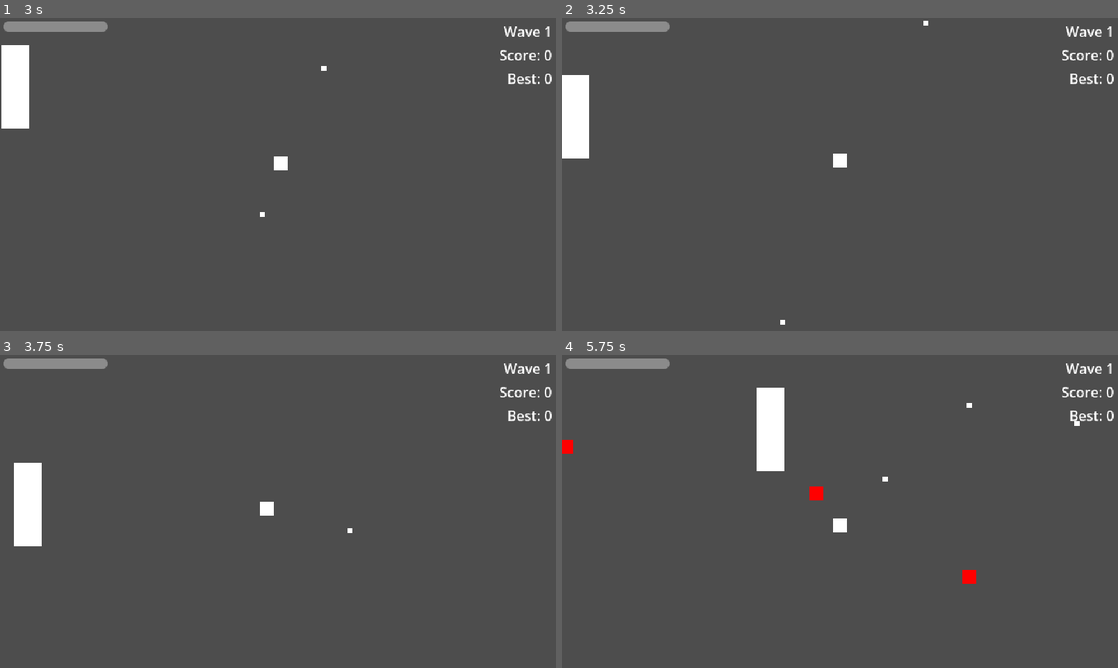
Above: before the commit, frames 1-4 (two rows, left to right).
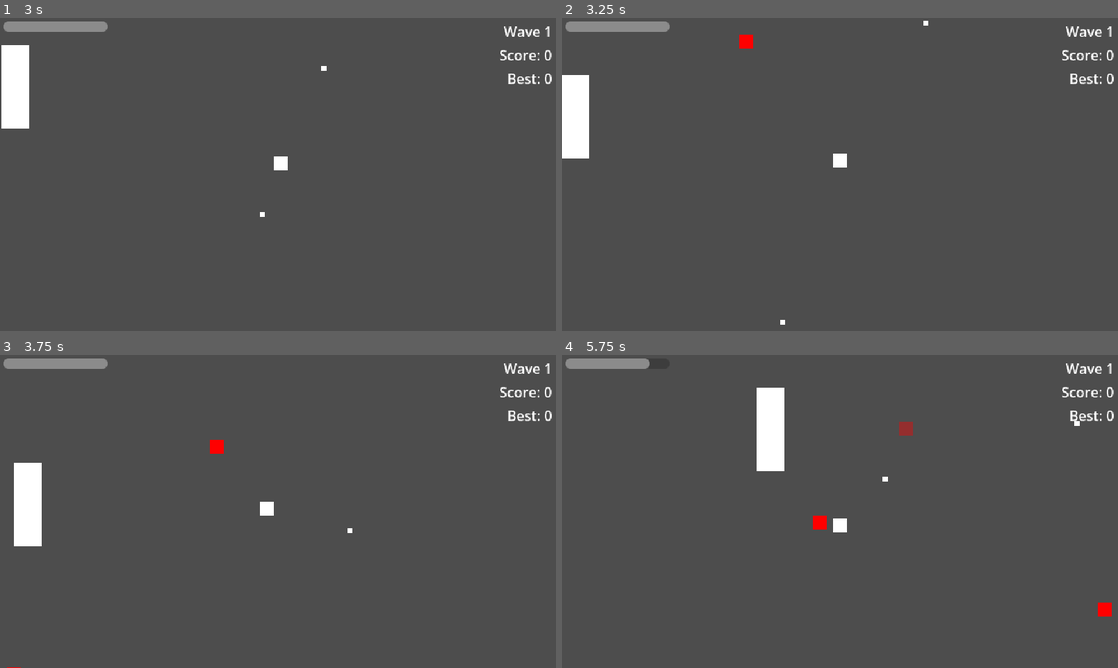
Above: after the commit, the same moments.

Repository: jonjud/survivor-arena
Game: Godot game, scene res://scenes/main.tscn
The game is run twice, just before and just after one commit, with the same random seed, the same clock (stepped at 60 frames per second) and the same inputs.
Inputs (mouse positions are in pixels of both pictures, inside the frame that each line leads up to):
- Up to frame 1 (3 s): tap Enter at 0.5 s; move the mouse to (400, 158) at 0.52 s; press the mouse at (400, 158) at 0.53 s; hold D (move_right) 0.53-1.28 s; move the mouse to (166, 190) at 1.27 s; release the mouse at (166, 190) at 1.28 s; hold S (move_down) 1.28-2.03 s; click (166, 190) at 1.35 s; move the mouse to (333, 105) at 2.02 s; press the mouse at (333, 105) at 2.03 s; hold D (move_right) 2.03-2.78 s; move the mouse to (250, 237) at 2.77 s; release the mouse at (250, 237) at 2.78 s; hold W (move_up) from 2.78 s (still down); click (250, 237) at 2.85 s
- Up to frame 2 (3.25 s): keep holding W (move_up)
- Up to frame 3 (3.75 s): move the mouse to (444, 558) at 3.52 s; release W (move_up) at 3.53 s; press the mouse at (444, 558) at 3.53 s; hold A (move_left) from 3.53 s (still down)
- Up to frame 4 (5.75 s): move the mouse to (673, 464) at 4.27 s; release the mouse at (673, 464) at 4.28 s; click (673, 464) at 4.35 s; move the mouse to (867, 511) at 5.02 s; release A (move_left) at 5.03 s; press the mouse at (867, 511) at 5.03 s; hold S (move_down) from 5.03 s (still down)

Frame 1 is identical in both runs. In frame 2, 0.1% of the frame differs, in the area x 31-35%, y 5-10%; in frame 3, 0.1%; in frame 4, 0.8%, in the area x 0-99%, y 1-84%.

Commit message:
refactor: add EventBus autoload and route score events through it

Diff:
--- a/project.godot
+++ b/project.godot
@@ -18,6 +18,7 @@
 [autoload]
 
 SaveSystem="*uid://cr7ctdowk8miw"
+EventBus="*uid://0maah0bkqiht"
 
 [display]
 
--- a/scenes/enemies/enemy.gd
+++ b/scenes/enemies/enemy.gd
@@ -11,7 +11,7 @@
 @onready var _health: HealthComponent = $HealthComponent
 @onready var _color_rect: ColorRect = $ColorRect
 @onready var _collision: CollisionShape2D = $CollisionShape2D
-signal killed(score_value: int)
+
 
 func _ready() -> void:
 	target = get_tree().get_first_node_in_group("player") as Node2D
@@ -46,7 +46,7 @@
 
 # NEW ตาย -> พิมพ์ข้อความแล้วลบตัวเอง
 func _on_died() -> void:
-	killed.emit(data.score_value if data else 0)  # NEW
+	EventBus.enemy_killed.emit(data.score_value if data else 0)  # 🆕 แทน killed
 	queue_free()
 
 
--- /dev/null
+++ b/scripts/core/eventbus.gd
@@ -0,0 +1,7 @@
+extends Node
+## Autoload: ศูนย์กลางสัญญาณระดับเกม ไม่มีตรรกะ มีแต่ signal
+## ผู้ส่งเรียก EventBus.xxx.emit() ผู้ฟังเรียก EventBus.xxx.connect()
+
+signal enemy_killed(score_value: int)  # มีศัตรูตาย พร้อมคะแนนที่ได้
+signal score_changed(score: int)       # คะแนนรอบนี้เปลี่ยน
+signal high_score_changed(high_score: int)  # สถิติสูงสุดเปลี่ยน
--- a/scripts/enemies/wave_spawner.gd
+++ b/scripts/enemies/wave_spawner.gd
@@ -57,11 +57,6 @@
 	var enemy: Enemy = enemy_scene.instantiate()
 	enemy.data = _wave.enemy_types.pick_random()  # ตั้งก่อน add_child
 	enemy.global_position = _random_edge_position()
-	enemy.global_position = _random_edge_position()
-	# NEW ต่อสัญญาณคะแนนเข้า ScoreKeeper
-	var keeper: ScoreKeeper = get_tree().get_first_node_in_group("score_keeper") as ScoreKeeper
-	if keeper:
-		enemy.killed.connect(keeper.add_score)
 	get_tree().current_scene.add_child(enemy)
 
 
--- a/scripts/ui/hud.gd
+++ b/scripts/ui/hud.gd
@@ -40,14 +40,8 @@
 
 # NEW
 func _connect_score() -> void:
-	var keeper: ScoreKeeper = get_tree().get_first_node_in_group("score_keeper") as ScoreKeeper
-	if keeper == null:
-		push_warning("HUD: ไม่พบ ScoreKeeper ใน group 'score_keeper'")
-		return
-	keeper.score_changed.connect(_on_score_changed)
-	_on_score_changed(keeper.score)
-	keeper.high_score_changed.connect(_on_high_score_changed)  # NEW
-	_on_high_score_changed(keeper.high_score)                  # NEW
+	EventBus.score_changed.connect(_on_score_changed)
+	EventBus.high_score_changed.connect(_on_high_score_changed)              # NEW
 
 
 
--- a/scripts/ui/score_keeper.gd
+++ b/scripts/ui/score_keeper.gd
@@ -1,9 +1,6 @@
 class_name ScoreKeeper
 extends Node
-## รวมคะแนน + จัดการ high score
-
-signal score_changed(score: int)
-signal high_score_changed(high_score: int)
+## รวมคะแนน + high score ฟัง EventBus แล้วประกาศผลกลับทาง EventBus
 
 const HIGH_SCORE_KEY: String = "high_score"
 
@@ -13,16 +10,25 @@
 
 
 func _init() -> void:
-	# โหลดตอนสร้าง node ให้พร้อมก่อน HUD._ready
 	high_score = int(SaveSystem.get_value(HIGH_SCORE_KEY, 0))
-	#print("[Score] high_score ตอนเริ่ม = ", high_score)
+
+
+func _ready() -> void:
+	EventBus.enemy_killed.connect(add_score)
+	# ประกาศค่าเริ่มต้นหลังทุก node _ready เสร็จ (ไม่พึ่งลำดับ node ใน scene)
+	_emit_initial_values.call_deferred()
 
 
 func add_score(amount: int) -> void:
 	score += amount
-	score_changed.emit(score)
+	EventBus.score_changed.emit(score)
 	if score > high_score:
 		high_score = score
 		is_new_best = true
 		SaveSystem.set_value(HIGH_SCORE_KEY, high_score)
-		high_score_changed.emit(high_score)
+		EventBus.high_score_changed.emit(high_score)
+
+
+func _emit_initial_values() -> void:
+	EventBus.score_changed.emit(score)
+	EventBus.high_score_changed.emit(high_score)
Not shown, added: scripts/core/eventbus.gd.uid
